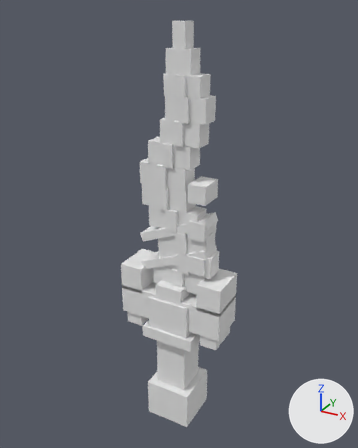
Before and after pictures for a commit that changed the OBJ model src/main/resources/assets/ashbound/models/mesh/barnacle_shiv.obj.
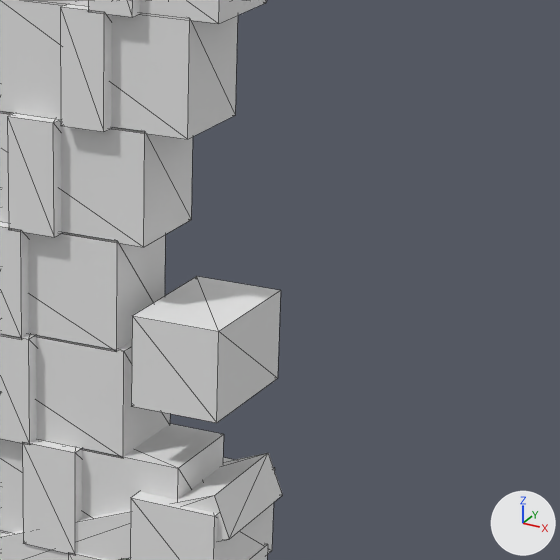
Each version is shown whole from a 50 mm camera at (1.262, -1.879, 1.468) aimed at (0.485, -0.466, 0.762), then close up on the part from 45% to 77% of the width and 27% to 52% of the height. The axes (+X, +Y, +Z) are drawn at lower right. The lights are the same throughout. The last two pictures show the newer version. The close-ups show mesh edges as thin lines. Where no turn or scale is listed for an object, it has been applied to the vertices.

The older version as bpy lines, for what is in view:
```python
me_barnacle_shiv = bpy.data.meshes.new('barnacle_shiv')
me_barnacle_shiv.from_pydata(...)  # 312 vertices, 468 faces; spans x 0.3..0.7, y -0.59..-0.41, z -0.07..1.43
# faces by material slot: [456, 12]
me_barnacle_shiv.materials.append(mat_blade)  # white #e7e7e7
me_barnacle_shiv.materials.append(mat_glow)  # white #e7e7e7
ob_barnacle_shiv = bpy.data.objects.new('barnacle_shiv', me_barnacle_shiv)
ob_barnacle_shiv.location = (0.0, 0.0, 0.0)
```
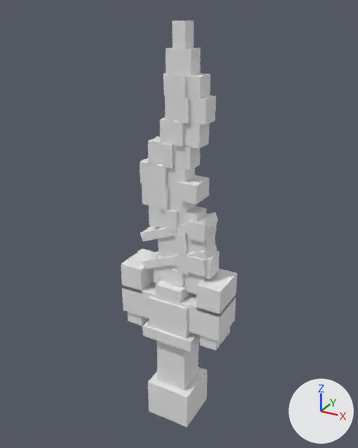
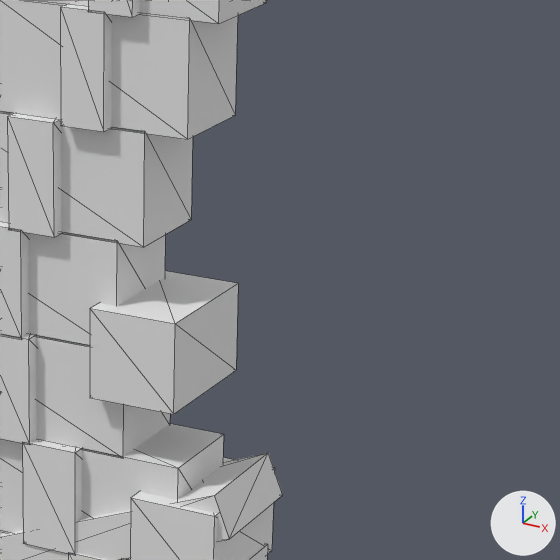
Pixel boxes [x1, y1, x2, y2] of what changed, in the close-ups (560 x 560 px; the box of a moved part takes in the faces that stretch with it):
part 1 of me_barnacle_shiv, moved or reshaped: before [131, 276, 281, 423]; after [90, 271, 238, 414]

The change, as a diff of the scene's bpy script:
```diff
--- a/src/main/resources/assets/ashbound/models/mesh/barnacle_shiv.obj.py
+++ b/src/main/resources/assets/ashbound/models/mesh/barnacle_shiv.obj.py
@@ me_barnacle_shiv @@
 me_barnacle_shiv.from_pydata(...)  # 312 vertices, 468 faces; spans x 0.3..0.7, y -0.59..-0.41, z -0.07..1.43
 # used by ob_barnacle_shiv; location = (0.0, 0.0, 0.0)
+# me_barnacle_shiv part 1: the loose piece of 8 vertices spanning x 0.56..0.62, y -0.55..-0.45, z 0.88..0.95 is moved by (-0.03, 0.0, 0.0)
 me_barnacle_shiv.materials.append(mat_blade)
```
